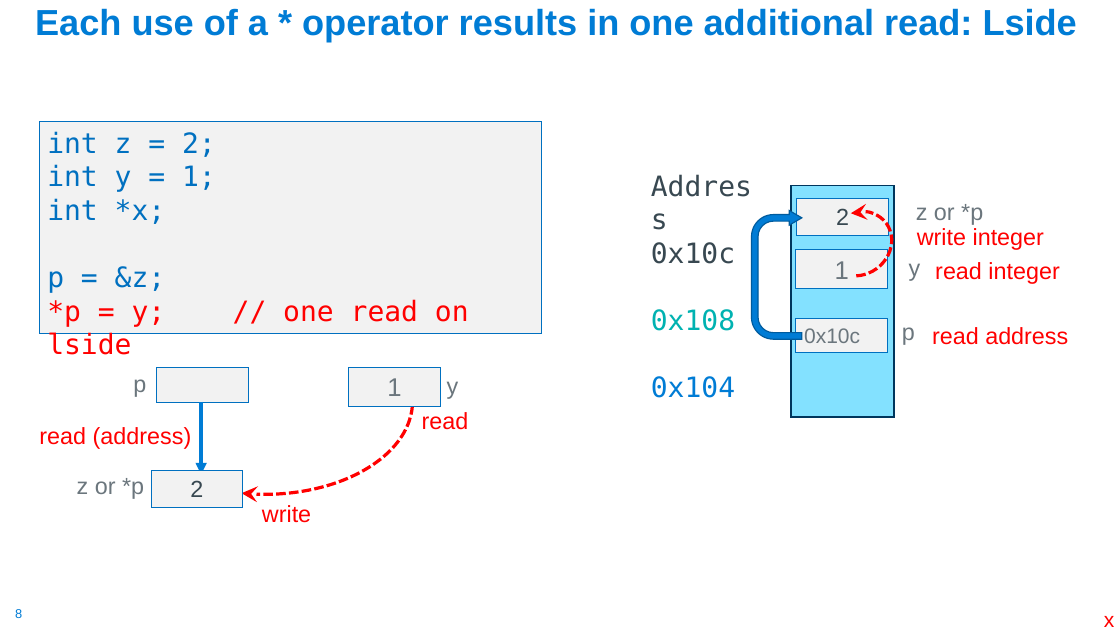
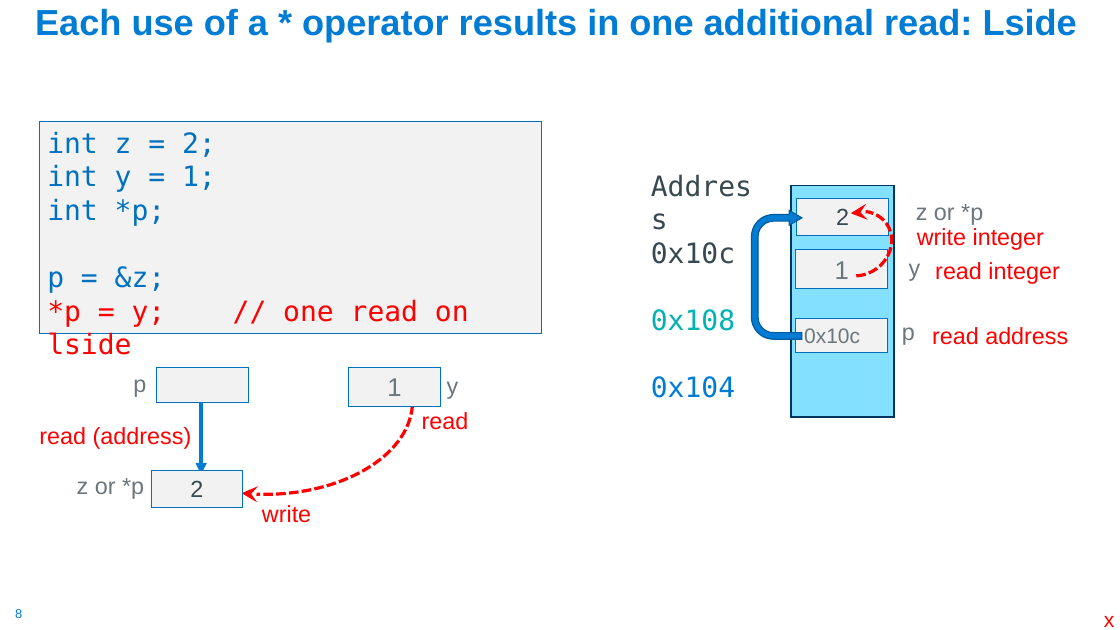
Before and after one commit to cse30-sp24/Muller-Slides, a slide deck: slide 8 of Lecture-6.pptx. Drawn at 1120x630 pixels with LibreOffice and Linux fonts; fonts in the diff are those of the drawing. Boxes give left, top, right and bottom in pixels: in the first picture for what was removed or moved away, otherwise in the second. Text is boxed around its words. In the diff, an @@ line names an element or a change of style, - is before the commit and + after.

```diff
--- a/Lecture-6.pptx
+++ b/Lecture-6.pptx
@@ text in rectangle at (x1=47, y1=198, x2=166, y2=226): text changed @@
-int *x;
+int *p;
```
Also in this commit, not shown: 8 other slides changed, 52 slides removed, 4 other files.
